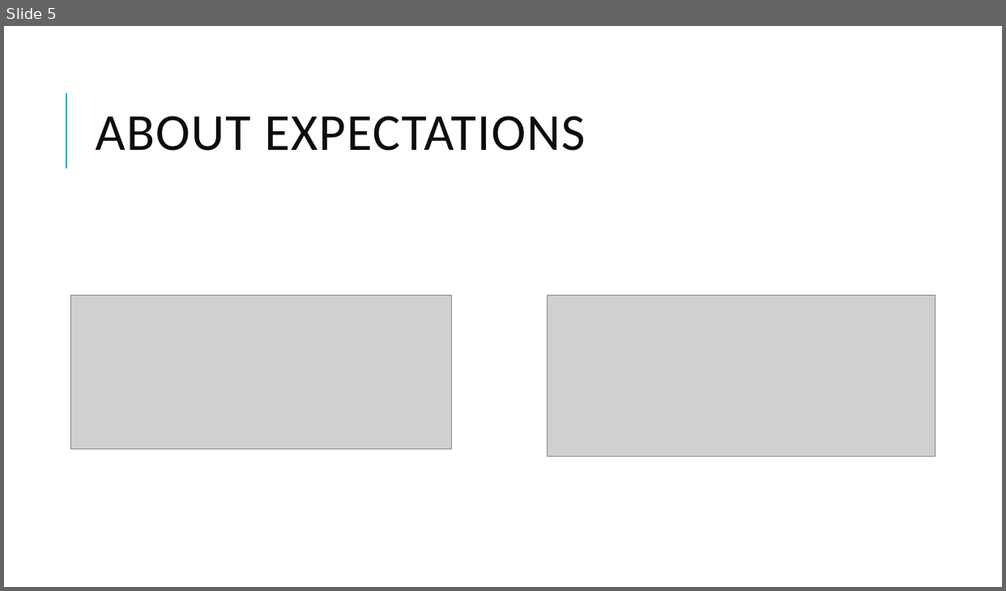
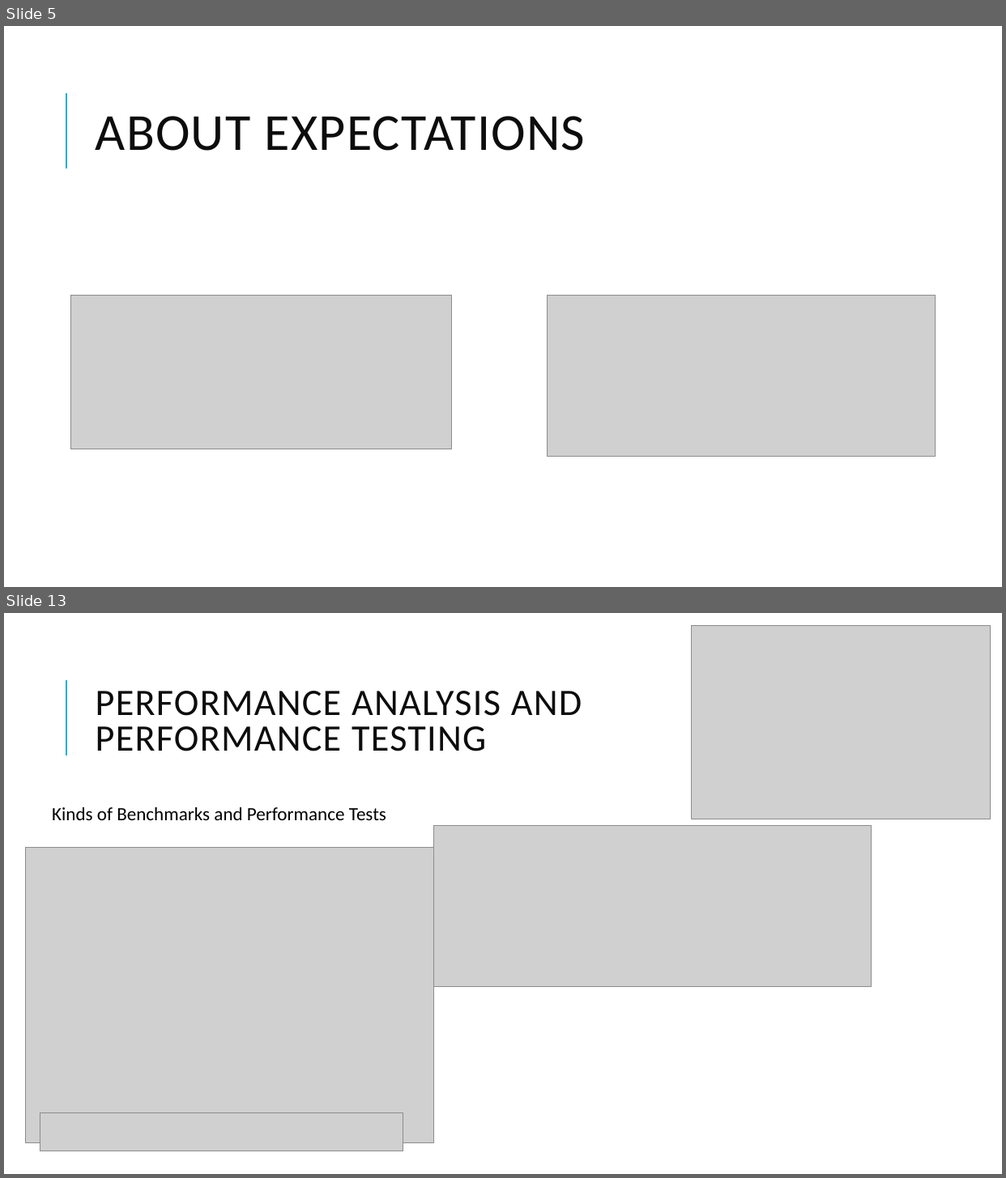
Before and after one commit to sheltertake/dotbench-workshop, a slide deck: intro.pptx. Shown one above the other, each under a label of ours: slide 5 before the commit, slides 5 and 13 after it; the slides between them are not shown. The pictures are 1006x591 and 1006x1178 pixels, drawn with LibreOffice and Linux fonts; fonts in the diff are those of the drawing; grey boxes stand for pictures. Boxes give left, top, right and bottom in pixels: in the first picture for what was removed or moved away, otherwise in the second. Text is boxed around its words. In the diff, an @@ line names an element or a change of style, - is before the commit and + after.

```diff
--- a/intro.pptx
+++ b/intro.pptx
@@ slide 13 added at (4, 613, 1002, 1174), background #FFFFFF; not listed: 1 template element that a slide beside it also shows @@
@@ picture added at (691, 626, 990, 819) @@
@@ title added at (96, 691, 582, 752), 36 pt, text #0D0D0D @@
+PERFORMANCE ANALYSIS AND
+PERFORMANCE TESTING
@@ text added at (52, 807, 386, 820), 18 pt, text #000000 @@
+Kinds of Benchmarks and Performance Tests
@@ picture added at (434, 825, 871, 987) @@
@@ picture added at (26, 848, 434, 1144) @@
@@ picture added at (40, 1114, 403, 1152) @@
```
Also in this commit, not shown: 3 slides changed, 6 other slides added, 1 slide removed.
